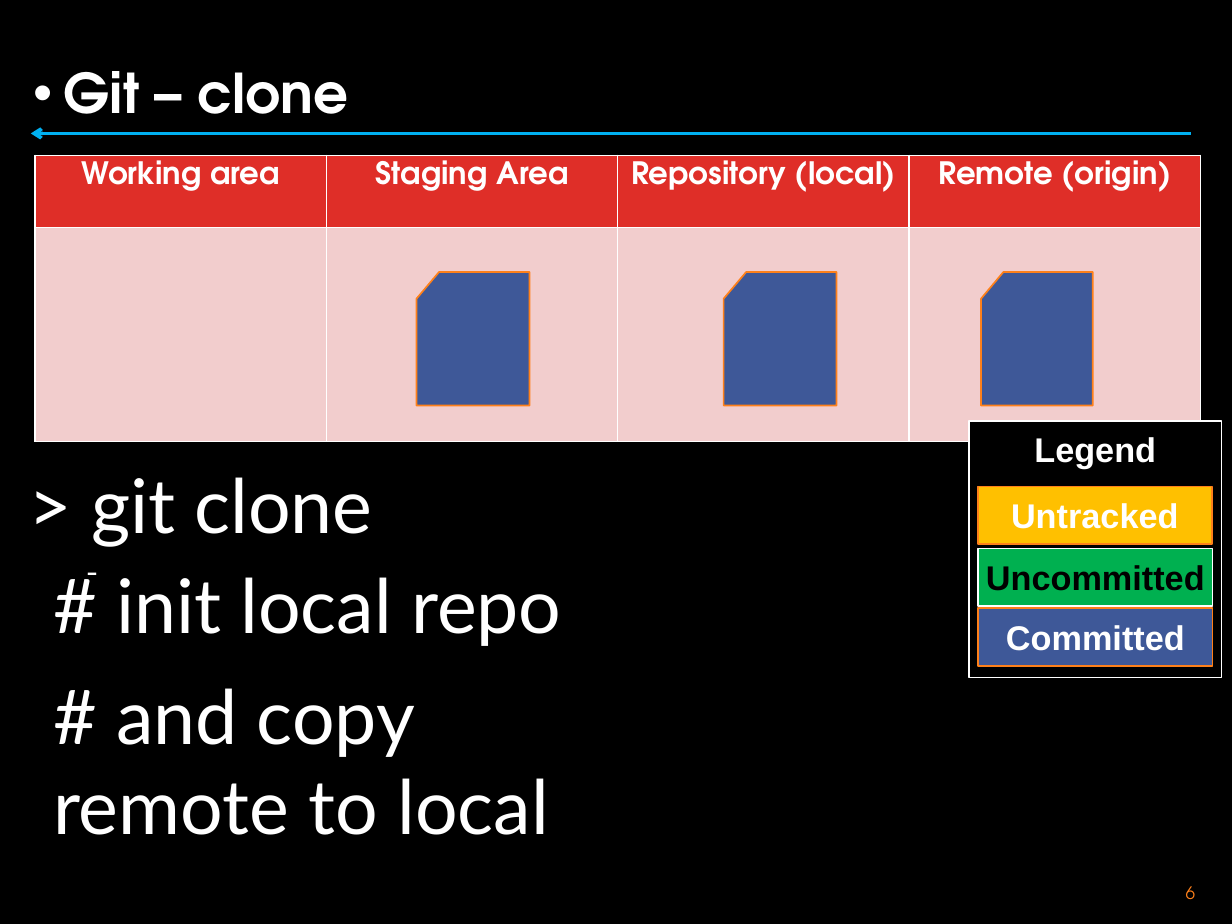
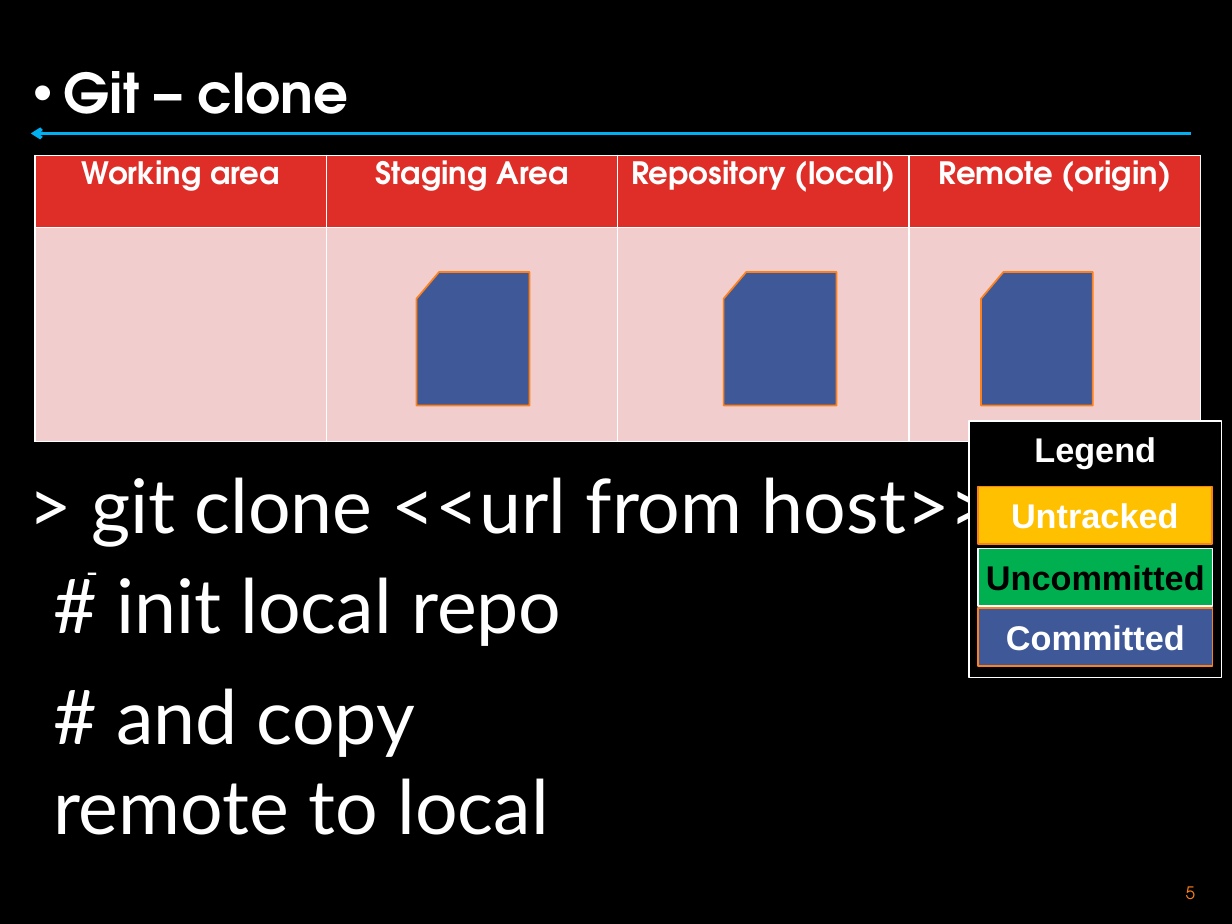
Before and after one commit to vgrazi/presentations, a slide deck: slide 6 of Anatomy of a Git Project-OracleCodeOne.pptx (slide 7 before the commit). Drawn at 1232x924 pixels with LibreOffice and Linux fonts; fonts in the diff are those of the drawing; background and template pictures are left out. Boxes give left, top, right and bottom in pixels: in the first picture for what was removed or moved away, otherwise in the second. Text is boxed around its words. In the diff, an @@ line names an element or a change of style, - is before the commit and + after.

```diff
--- a/Anatomy of a Git Project-OracleCodeOne.pptx
+++ b/Anatomy of a Git Project-OracleCodeOne.pptx
@@ text at (91,468,994,546): text changed @@
-> git clone
+> git clone <<url from host>>
@@ page number at (1186,886,1195,899): text changed @@
-6
+5
```
Also in this commit, not shown: 4 other slides changed, 4 slides added, 1 slide removed.
